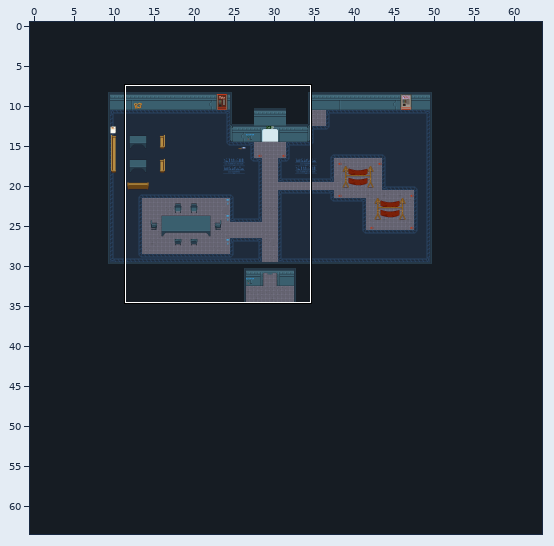
Tiled map, stored at main.tmx. Above: a wide view before the commit, with the close-up outlined.
Close-up. Earlier state:
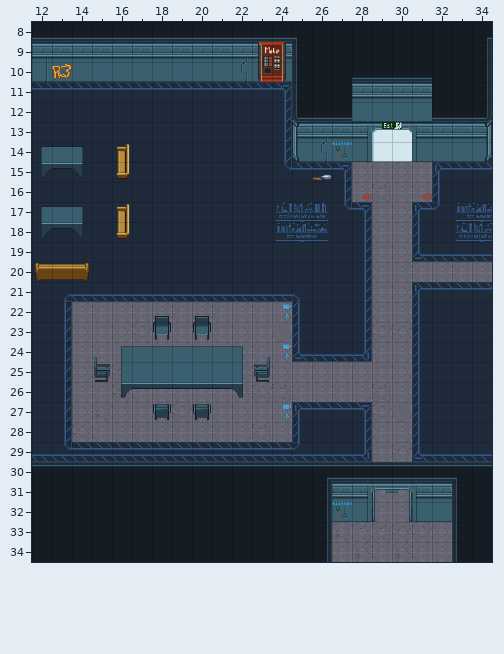
Cells are 32x32 px. Shown: x 12..34, y 8..34.
Once edited:
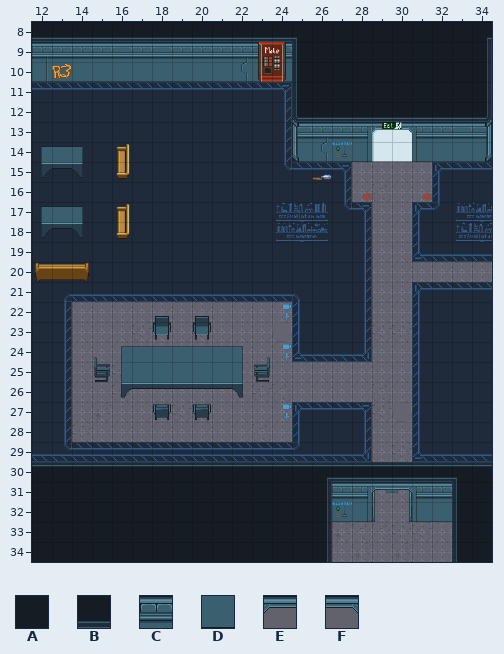
Key: from "scifi_space_rpg_tiles_lpcized_": A 8, B 9, C 28, D 46, E 285, F 286.
_ is an empty cell, . an unchanged one.
Difference:
--- layer "floor"
@@ x 28..31 @@
-10 BBBB
-11 CCCC
-12 DDDD
+10 AAAA
+11 AAAA
+12 BBBB
@@ x 29..30 @@
-31 __
+31 EF
Boxes around the changes in both close-ups, in picture pixels (x1, y1, x2, y2):
changed: (352, 77, 432, 122)
added: (373, 489, 411, 492)
